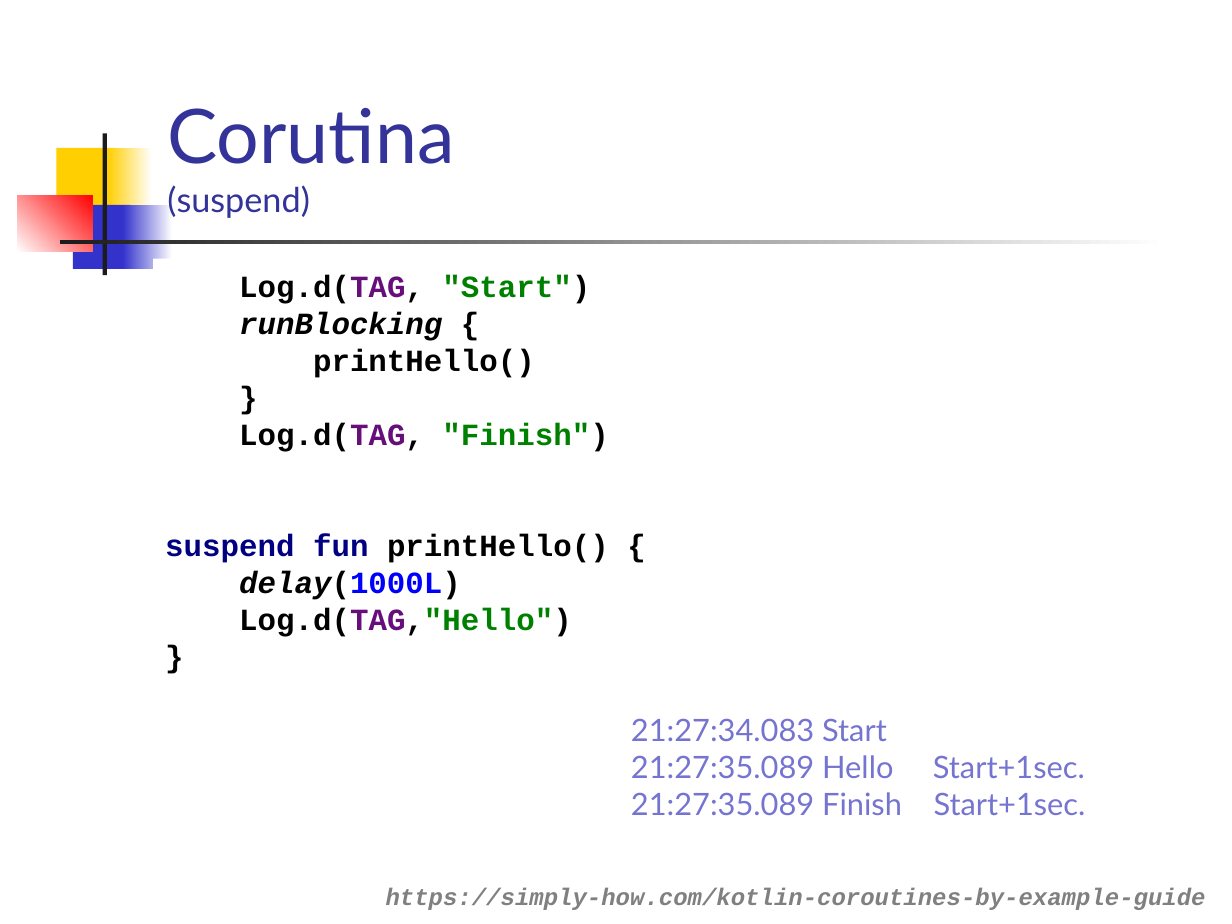
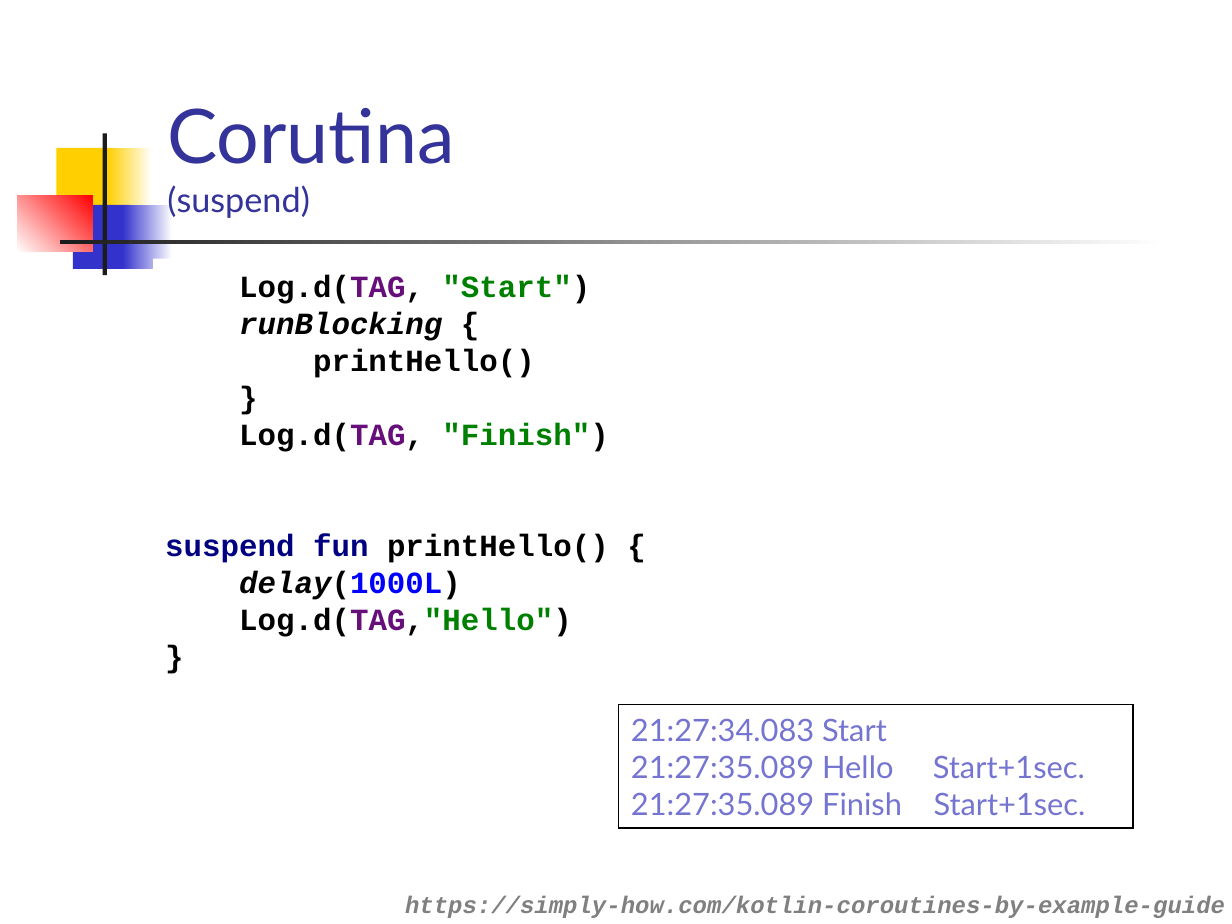
Before and after one commit to vmandro/Prednasky, a slide deck: slide 12 of 09/09_Async.ppt (slide 8 before the commit). Drawn at 1232x924 pixels with LibreOffice and Linux fonts; fonts in the diff are those of the drawing. Boxes give left, top, right and bottom in pixels: in the first picture for what was removed or moved away, otherwise in the second. Text is boxed around its words. In the diff, an @@ line names an element or a change of style, - is before the commit and + after.

```diff
--- a/09/09_Async.ppt
+++ b/09/09_Async.ppt
@@ rectangle "21:27:34.083 Start" resized from (x1=631, y1=718, x2=1085, y2=815) to (x1=618, y1=705, x2=1132, y2=828) @@
@@ rectangle "21:27:34.083 Start" at (x1=618, y1=705, x2=1132, y2=828): outline none to #000000 0.74 pt @@
@@ text "https://simply-how.com/kotlin-coroutines-by-example-guide" moved from (x1=386, y1=888, x2=1206, y2=910) to (x1=405, y1=896, x2=1225, y2=918) @@
```
Also in this commit, not shown: 11 other slides changed, 4 slides added, 1 other file.
